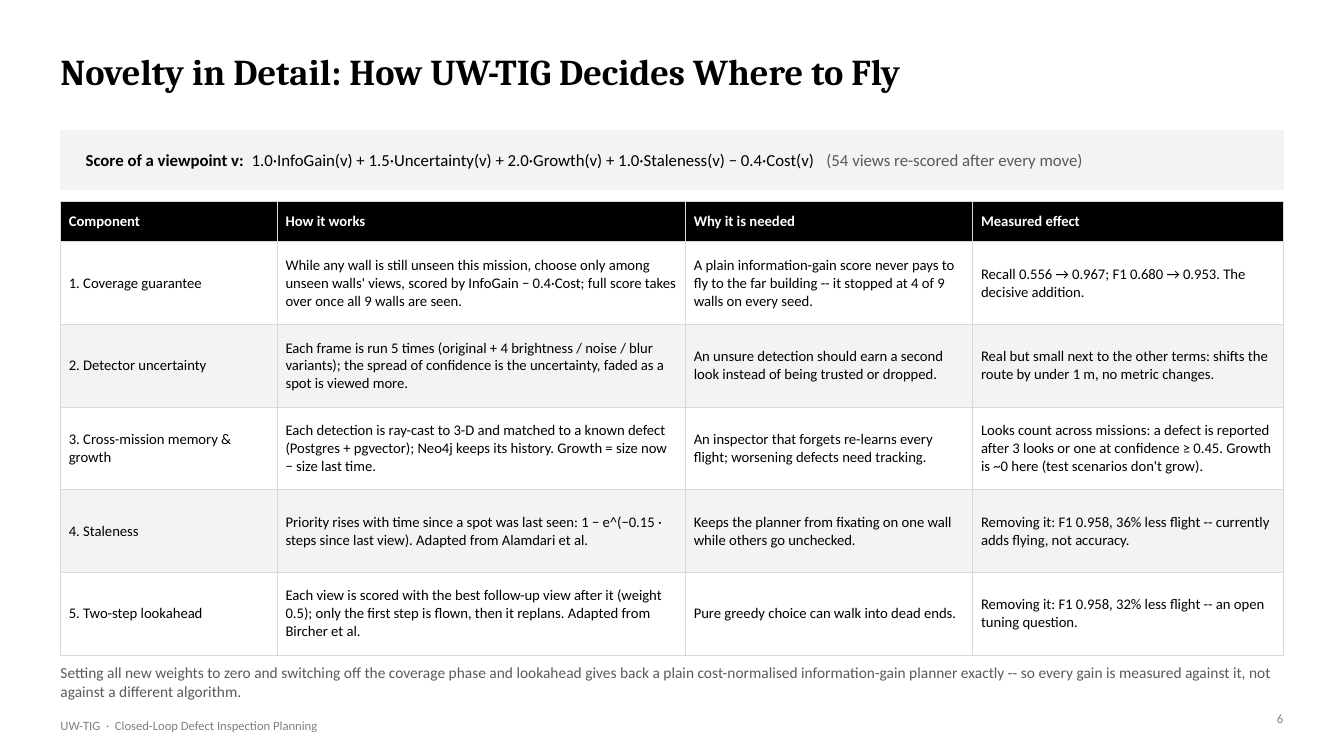
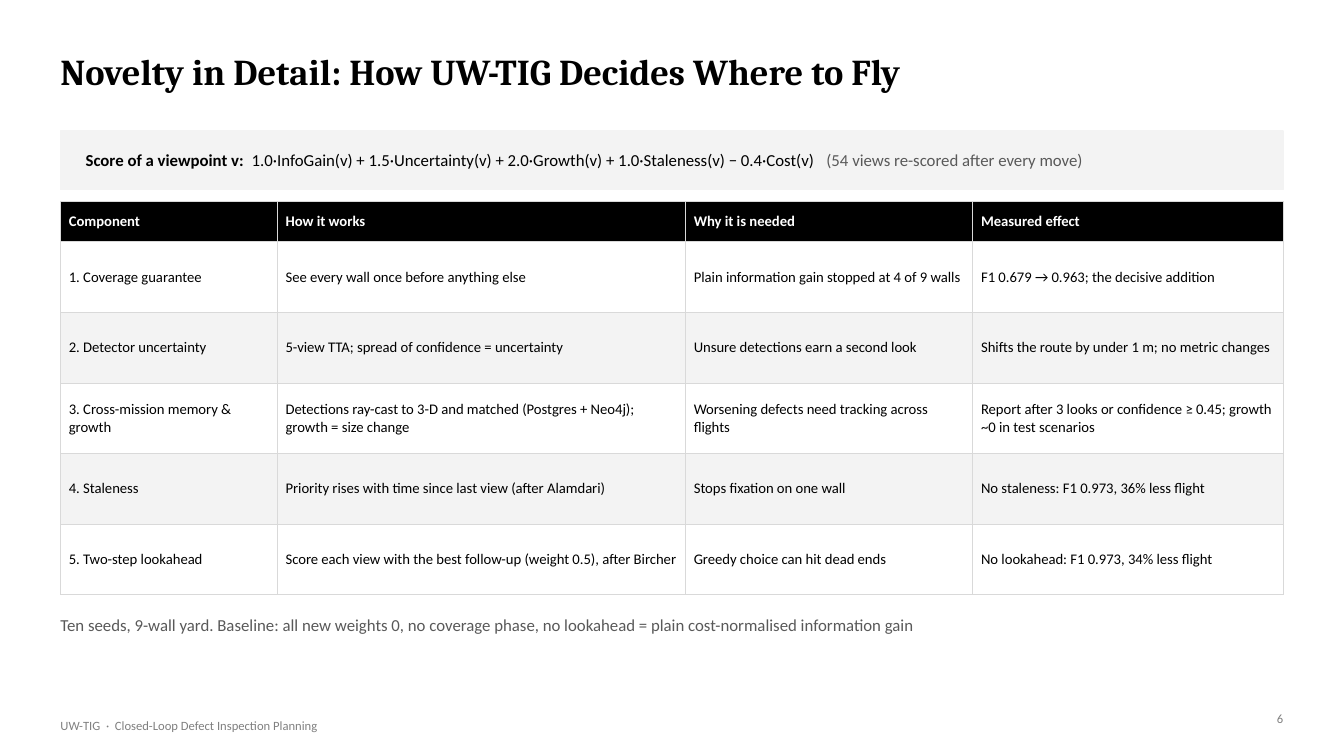
Before and after one commit to DrNeel11/project_work_1, a slide deck: slide 6 of drone-sim-today/UW-TIG_Review_Deck.pptx. Drawn at 1344x756 pixels with LibreOffice and Linux fonts; fonts in the diff are those of the drawing. Boxes give left, top, right and bottom in pixels: in the first picture for what was removed or moved away, otherwise in the second. Text is boxed around its words. In the diff, an @@ line names an element or a change of style, - is before the commit and + after.

```diff
--- a/drone-sim-today/UW-TIG_Review_Deck.pptx
+++ b/drone-sim-today/UW-TIG_Review_Deck.pptx
@@ table at (60, 202, 1284, 571) @@
-row 2: 1. Coverage guarantee | While any wall is still unseen this mission, choose only among unseen walls' views, scored by InfoGain − 0.4·Cost; full score takes over once all 9 walls are seen. | A plain information-gain score never pays to fly to the far building -- it stopped at 4 of 9 walls on every seed. | Recall 0.556 → 0.967; F1 0.680 → 0.953. The decisive addition.
+row 2: 1. Coverage guarantee | See every wall once before anything else | Plain information gain stopped at 4 of 9 walls | F1 0.679 → 0.963; the decisive addition
-row 3: 2. Detector uncertainty | Each frame is run 5 times (original + 4 brightness / noise / blur variants); the spread of confidence is the uncertainty, faded as a spot is viewed more. | An unsure detection should earn a second look instead of being trusted or dropped. | Real but small next to the other terms: shifts the route by under 1 m, no metric changes.
+row 3: 2. Detector uncertainty | 5-view TTA; spread of confidence = uncertainty | Unsure detections earn a second look | Shifts the route by under 1 m; no metric changes
-row 4: 3. Cross-mission memory & growth | Each detection is ray-cast to 3-D and matched to a known defect (Postgres + pgvector); Neo4j keeps its history. Growth = size now − size last time. | An inspector that forgets re-learns every flight; worsening defects need tracking. | Looks count across missions: a defect is reported after 3 looks or one at confidence ≥ 0.45. Growth is ~0 here (test scenarios don't grow).
+row 4: 3. Cross-mission memory & growth | Detections ray-cast to 3-D and matched (Postgres + Neo4j); growth = size change | Worsening defects need tracking across flights | Report after 3 looks or confidence ≥ 0.45; growth ~0 in test scenarios
-row 5: 4. Staleness | Priority rises with time since a spot was last seen: 1 − e^(−0.15 · steps since last view). Adapted from Alamdari et al. | Keeps the planner from fixating on one wall while others go unchecked. | Removing it: F1 0.958, 36% less flight -- currently adds flying, not accuracy.
+row 5: 4. Staleness | Priority rises with time since last view (after Alamdari) | Stops fixation on one wall | No staleness: F1 0.973, 36% less flight
-row 6: 5. Two-step lookahead | Each view is scored with the best follow-up view after it (weight 0.5); only the first step is flown, then it replans. Adapted from Bircher et al. | Pure greedy choice can walk into dead ends. | Removing it: F1 0.958, 32% less flight -- an open tuning question.
+row 6: 5. Two-step lookahead | Score each view with the best follow-up (weight 0.5), after Bircher | Greedy choice can hit dead ends | No lookahead: F1 0.973, 34% less flight
@@ text at (60, 619, 913, 634): text changed; size 11 to 12 pt @@
-Setting all new weights to zero and switching off the coverage phase and lookahead gives back a plain cost-normalised information-gain planner exactly -- so every gain is measured against it, not against a different algorithm.
+Ten seeds, 9-wall yard. Baseline: all new weights 0, no coverage phase, no lookahead = plain cost-normalised information gain
```
Also in this commit, not shown: 11 other slides changed, 1 other file.
